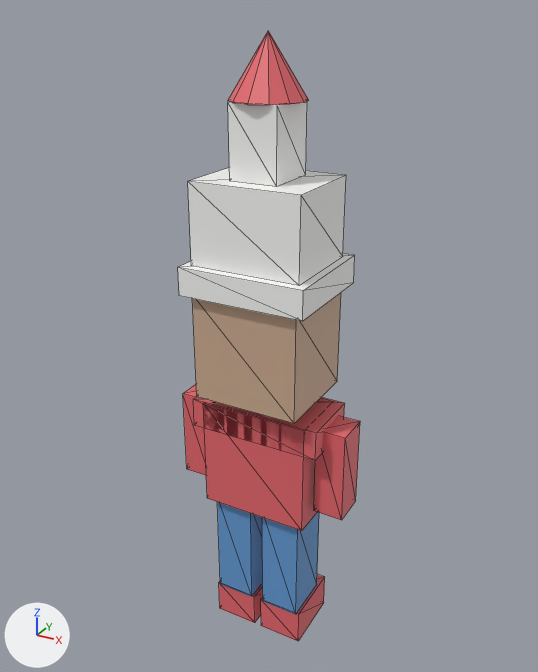
The glTF model assets/guerreiro_blockout.glb as it was, and as the next commit left it.
Camera for both pictures: a 50 mm lens placed at (0.906, -1.644, 1.801), pointed at (-0.015, 0.031, 0.964). Lighting does not change. The marker at lower left points along +X, +Y and +Z. The first picture is the older version. Mesh edges are drawn as thin lines. Vertices at exactly the same position are counted once.

In view in the first picture: 'Guerreiro', 'perna_dir', 'perna_esq'.
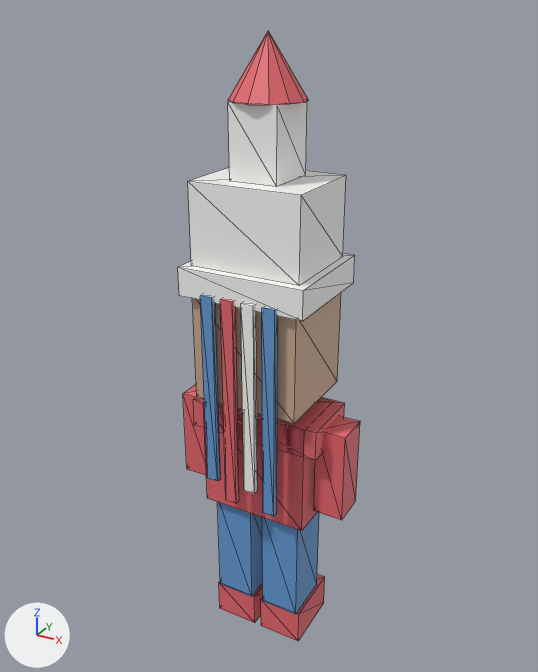
The newer file is also rescaled (x1.282) as a whole; pictures and numbers use the older file's frame.

Pixel boxes (x1, y1, x2, y2) of what changed, in the pictures (538 x 672 px):
```json
{"part": 1, "of": "me_cube_004", "change": "added", "after": [220, 299, 239, 504], "on screen": "red"}
{"part": 2, "of": "me_cube_004", "change": "added", "after": [262, 307, 278, 516], "on screen": "blue"}
{"part": 3, "of": "me_cube_004", "change": "added", "after": [200, 295, 221, 481], "on screen": "blue"}
{"part": 4, "of": "me_cube_004", "change": "added", "after": [241, 303, 258, 494]}
```

Scene script edits in JSON lines:
```json
{"block": "me_cube_004", "where": "# used by ob_guerreiro; location = (0.0, 0.0, 0.0)"}
{"op": "remove", "block": "me_cube_004", "code": "me_cube_004.from_pydata(...)  # 77 vertices, 118 faces; spans x -0.261..0.261, y -0.156..0.156, z 0.445..1.755"}
{"op": "add", "block": "me_cube_004", "code": "me_cube_004.from_pydata(...)  # 109 vertices, 166 faces; spans x -0.261..0.261, y -0.164..0.156, z 0.445..1.755"}
{"block": "me_cube_004", "change": "me_cube_004 part 1: a new loose piece, a box spanning x -0.048..-0.013, y -0.164..-0.148, z 0.523..1.131, in mat_vermelho (red #e7696f)"}
{"block": "me_cube_004", "change": "me_cube_004 part 2: a new loose piece, a box spanning x 0.072..0.107, y -0.164..-0.148, z 0.523..1.131, in mat_azul (blue #659bd4)"}
{"block": "me_cube_004", "change": "me_cube_004 part 3: a new loose piece, a box spanning x -0.108..-0.073, y -0.164..-0.148, z 0.577..1.131, in mat_azul (blue #659bd4)"}
{"block": "me_cube_004", "change": "me_cube_004 part 4: a new loose piece, a box spanning x 0.012..0.047, y -0.164..-0.148, z 0.577..1.131, in mat_branco (white #f9f9f7)"}
{"op": "add", "block": "me_cube_004", "code": "me_cube_004.materials.append(mat_azul)  # blue #659bd4"}
```
